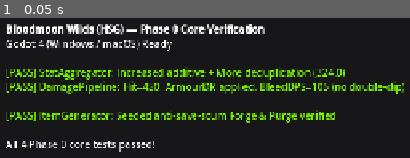
Above: before the commit, frame 1.
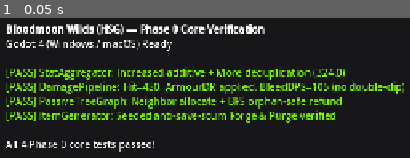
Above: after the commit, the same moment.

Repository: PigPenguinMan/HSG
Game: Godot game, scene res://scenes/Main.tscn
The game is run twice, just before and just after one commit, with the same random seed, the same clock (stepped at 60 frames per second) and the same inputs. This scene is started directly instead of the project's main scene.
Inputs:
- Up to frame 1 (0.05 s): no input

The runs differ from the first frame. In frame 1, 2.4% of the frame differs, in the area x 1-84%, y 55-65%.
Error before the commit: Assertion failed: Should allocate Lone Wolf (res://tests/phase0_tests.gd:59)

Commit message:
fix(test): allocate Lone Wolf via node_ms_01 path and assert non-adjacent rejection

Diff:
--- a/tests/phase0_tests.gd
+++ b/tests/phase0_tests.gd
@@ -55,13 +55,16 @@
 	var loaded := tree.load_from_json_file("res://data/passive_tree.json")
 	assert(loaded, "Failed to load res://data/passive_tree.json")
 
+	# Non-adjacent node must be rejected (Lone Wolf only connects to node_ms_01)
+	assert(not tree.allocate("node_apex_lone_wolf"), "Should reject non-adjacent Lone Wolf")
 	assert(tree.allocate("node_life_01"), "Should allocate node_life_01")
+	assert(tree.allocate("node_ms_01"), "Should allocate node_ms_01")
 	assert(tree.allocate("node_apex_lone_wolf"), "Should allocate Lone Wolf")
-	# Cannot refund node_life_01 because node_apex_lone_wolf depends on it
-	assert(not tree.can_refund("node_life_01"), "Should block refunding bridge node")
-	# Refund Lone Wolf first, then node_life_01 becomes refundable
+	# Cannot refund node_ms_01 because node_apex_lone_wolf depends on it
+	assert(not tree.can_refund("node_ms_01"), "Should block refunding bridge node")
+	# Refund Lone Wolf first, then node_ms_01 becomes refundable
 	assert(tree.refund("node_apex_lone_wolf"), "Should refund Lone Wolf")
-	assert(tree.can_refund("node_life_01"), "Should allow refunding node_life_01 now")
+	assert(tree.can_refund("node_ms_01"), "Should allow refunding node_ms_01 now")
 	return "[PASS] PassiveTreeGraph: Neighbor allocate + BFS orphan-safe refund"
 
 
